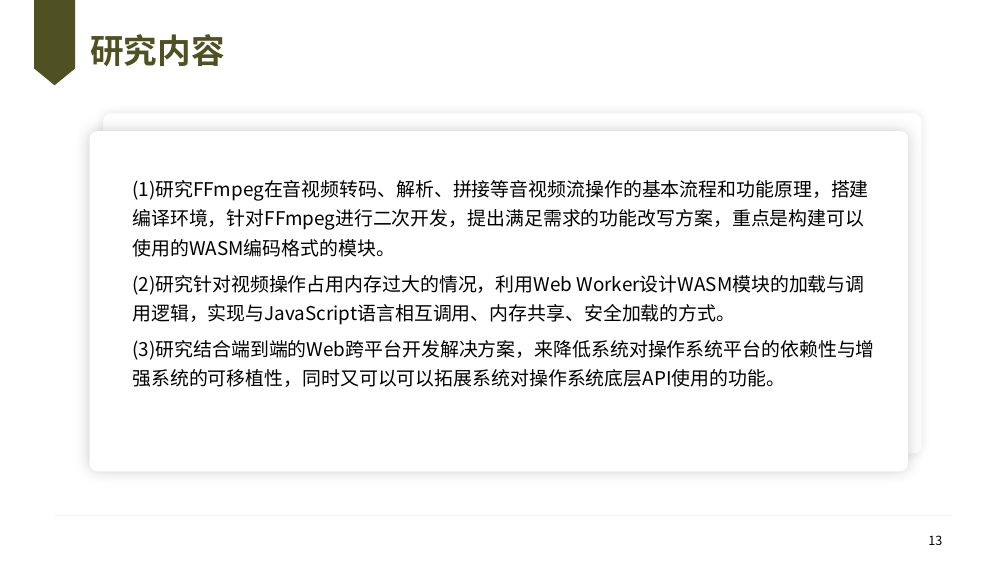
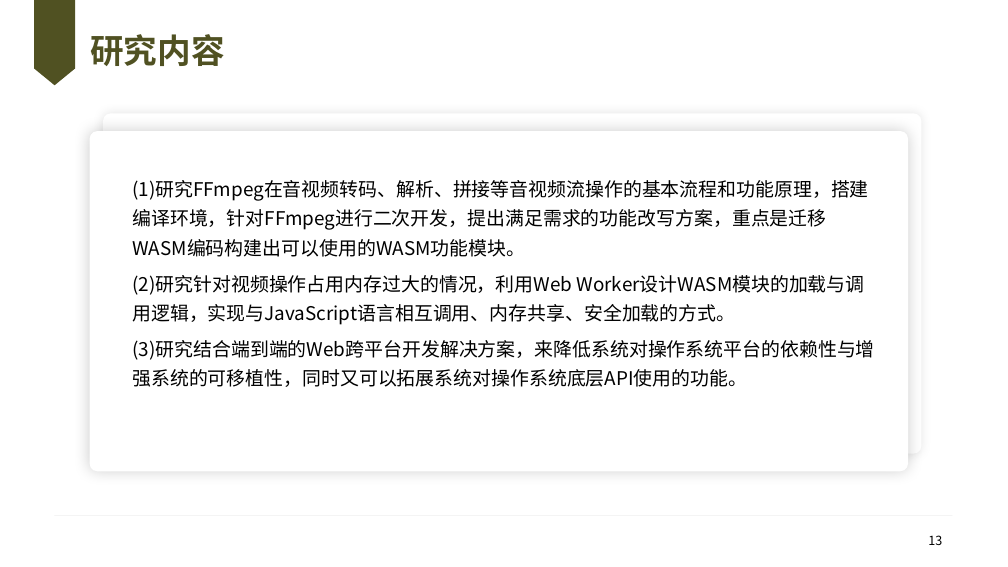
Before and after one commit to knoxnoe/GraduationProject, a slide deck: slide 13 of doc/paper/v2/缑通旺-开题.pptx. Drawn at 1008x567 pixels with LibreOffice and Linux fonts; fonts in the diff are those of the drawing; background and template pictures are left out. Boxes give left, top, right and bottom in pixels: in the first picture for what was removed or moved away, otherwise in the second. Text is boxed around its words. In the diff, an @@ line names an element or a change of style, - is before the commit and + after.

```diff
--- a/doc/paper/v2/缑通旺-开题.pptx
+++ b/doc/paper/v2/缑通旺-开题.pptx
@@ text at box(132, 180, 868, 257): text changed @@
-(1)研究FFmpeg在音视频转码、解析、拼接等音视频流操作的基本流程和功能原理，搭建编译环境，针对FFmpeg进行二次开发，提出满足需求的功能改写方案，重点是构建可以使用的WASM编码格式的模块。
+(1)研究FFmpeg在音视频转码、解析、拼接等音视频流操作的基本流程和功能原理，搭建编译环境，针对FFmpeg进行二次开发，提出满足需求的功能改写方案，重点是迁移WASM编码构建出可以使用的WASM功能模块。
@@ text at box(132, 340, 874, 387): text changed @@
-(3)研究结合端到端的Web跨平台开发解决方案，来降低系统对操作系统平台的依赖性与增强系统的可移植性，同时又可以可以拓展系统对操作系统底层API使用的功能。
+(3)研究结合端到端的Web跨平台开发解决方案，来降低系统对操作系统平台的依赖性与增强系统的可移植性，同时又可以拓展系统对操作系统底层API使用的功能。
```
Also in this commit, not shown: 11 other slides changed, 10 other files.
